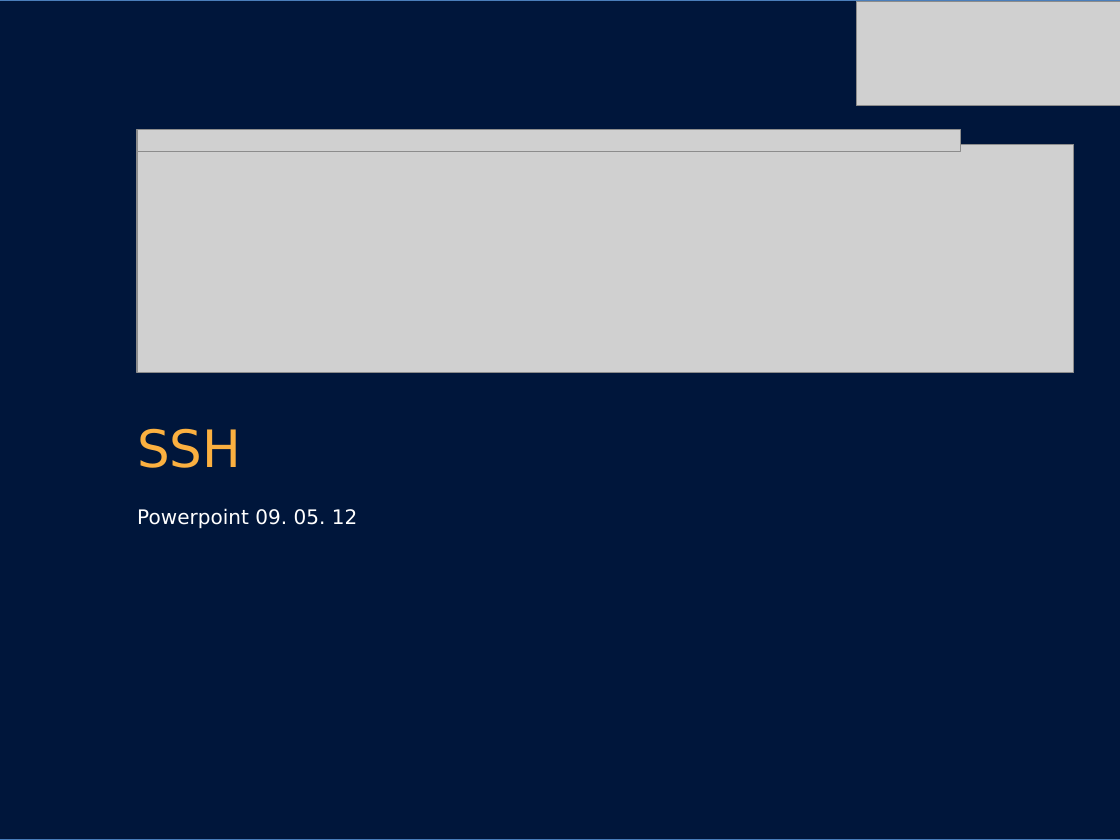
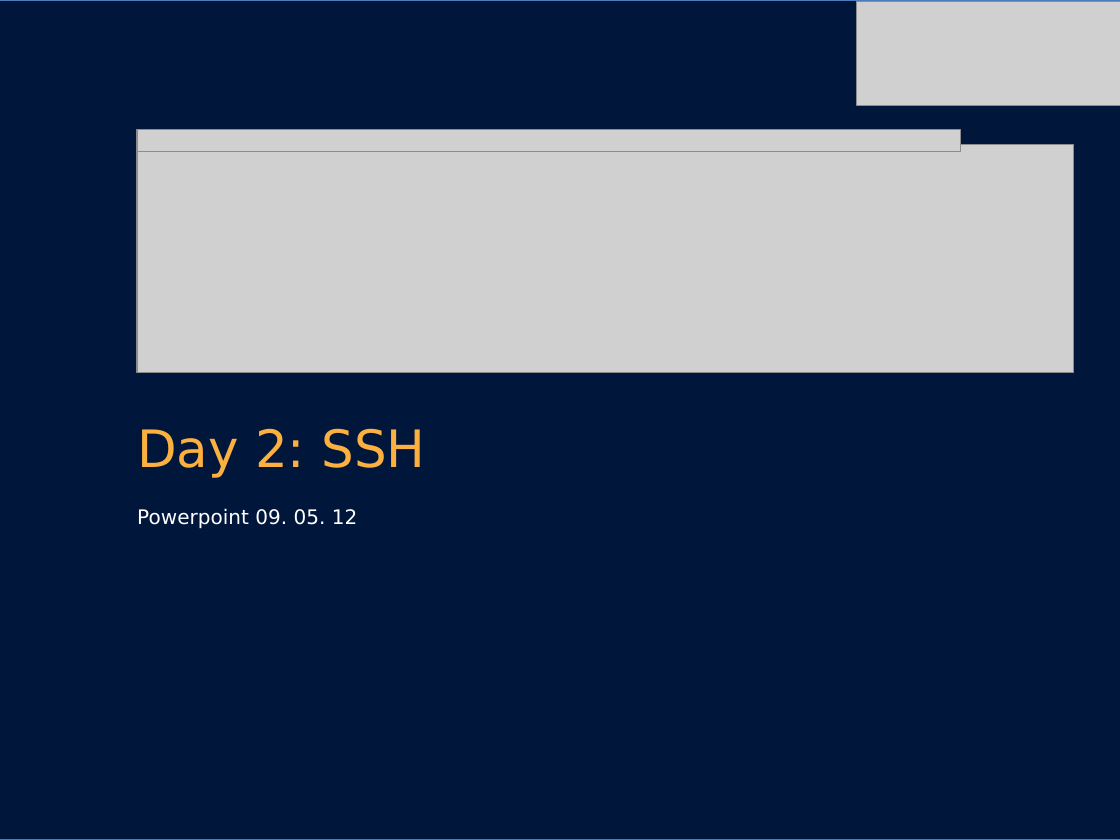
Before and after one commit to cphdat2sem2017-B/Week1-Operating-systems, a slide deck: slide 1 of slides/Day_2.pptx. Drawn at 1120x840 pixels with LibreOffice and Linux fonts; fonts in the diff are those of the drawing; grey boxes stand for pictures; background and template pictures are left out. Boxes give left, top, right and bottom in pixels: in the first picture for what was removed or moved away, otherwise in the second. Text is boxed around its words. In the diff, an @@ line names an element or a change of style, - is before the commit and + after.

```diff
--- a/slides/Day_2.pptx
+++ b/slides/Day_2.pptx
@@ text at (137, 428, 426, 478): text changed @@
-SSH
+Day 2: SSH
```
Also in this commit, not shown: 1 other slide changed, 1 slide removed, 9 other files.
